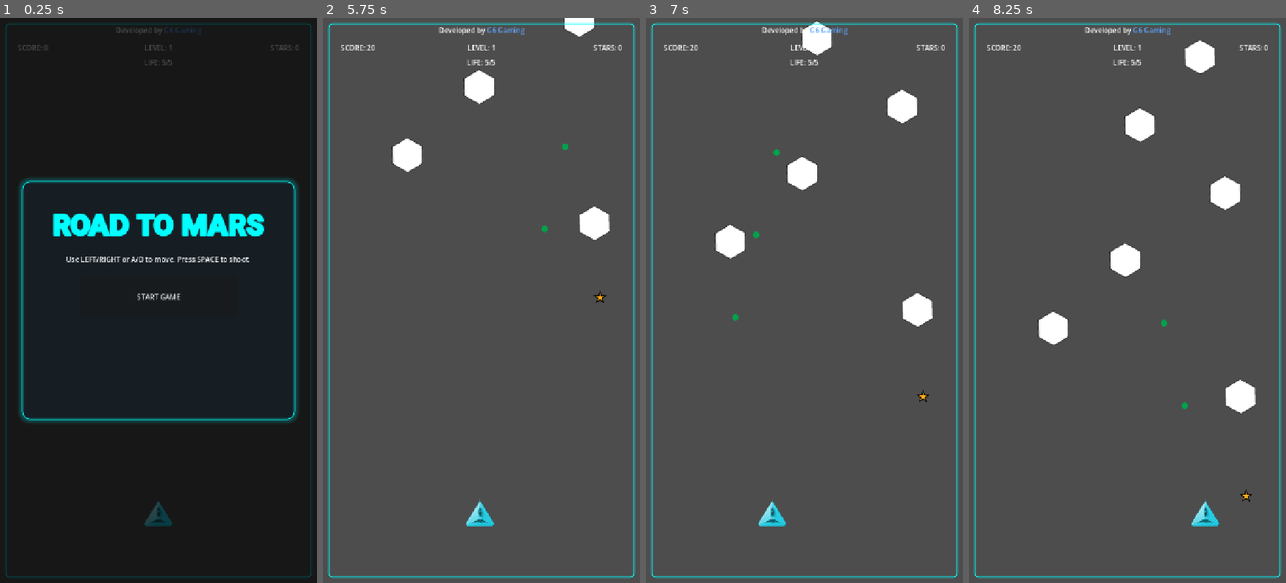
Above: before the commit, frames 1-4 (left to right).
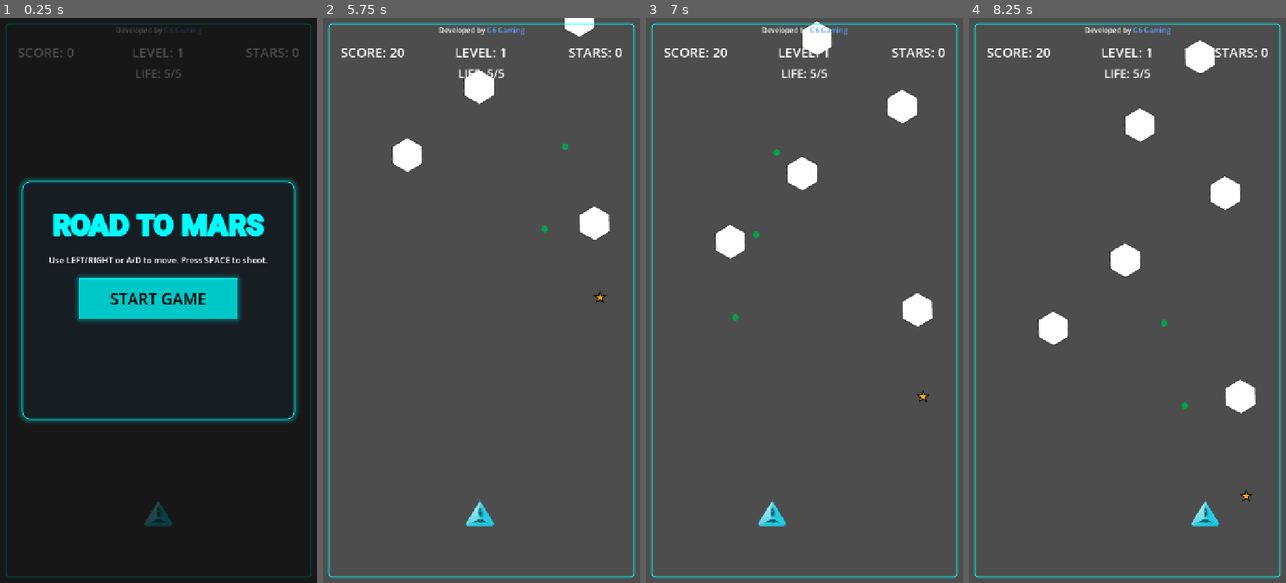
Above: after the commit, the same moments.

Repository: rsergeg/road2mars
Game: Godot game, scene res://scenes/Main.tscn
The game is run twice, just before and just after one commit, with the same random seed, the same clock (stepped at 60 frames per second) and the same inputs.
Inputs:
- Up to frame 1 (0.25 s): no input
- Up to frame 2 (5.75 s): click "START GAME" at 0.5 s; tap Enter at 1.25 s; hold D (move_right) 1.28-2.03 s; hold Space (shoot) 1.28-2.03 s; hold A (move_left) 2.03-2.78 s; tap Space (shoot) at 2.1, 3.6, 5.1 s; hold Space (shoot) 2.78-3.53 s; hold D (move_right) 2.78-4.28 s; hold Space (shoot) 4.28-5.03 s; hold A (move_left) from 4.28 s (still down)
- Up to frame 3 (7 s): hold Space (shoot) 5.78-6.53 s; release A (move_left) at 6.53 s; hold D (move_right) from 6.53 s (still down); tap Space (shoot) at 6.6 s
- Up to frame 4 (8.25 s): keep holding D (move_right); hold Space (shoot) 7.28-8.03 s; tap Space (shoot) at 8.1 s

The runs differ from the first frame. In frame 1, 5.1% of the frame differs, in the area x 5-95%, y 4-54%; in frame 2, 0.7%; in frame 3, 0.7%; in frame 4, 0.7%.

Commit message:
UI theme alignment and physics bug fixes

Diff:
--- a/scenes/Main.tscn
+++ b/scenes/Main.tscn
@@ -4,21 +4,18 @@
 [ext_resource type="PackedScene" path="res://scenes/Player.tscn" id="2"]
 [ext_resource type="PackedScene" path="res://scenes/Asteroid.tscn" id="3"]
 [ext_resource type="PackedScene" path="res://scenes/Boss.tscn" id="4"]
-[ext_resource type="PackedScene" path="res://scenes/UI.tscn" id="5"]
-[ext_resource type="AudioStream" path="res://assets/sounds/shoot.wav" id="6"]
-[ext_resource type="AudioStream" path="res://assets/sounds/hit.wav" id="7"]
-[ext_resource type="AudioStream" path="res://assets/sounds/levelup.wav" id="8"]
-[ext_resource type="AudioStream" path="res://assets/sounds/gameover.wav" id="9"]
-[ext_resource type="AudioStream" path="res://assets/sounds/levelup.wav" id="10"]
+[ext_resource type="PackedScene" uid="uid://cfet5sbv57peb" path="res://scenes/UI.tscn" id="5"]
+[ext_resource type="AudioStream" uid="uid://co152g0mwq838" path="res://assets/sounds/shoot.wav" id="6"]
+[ext_resource type="AudioStream" uid="uid://d2j01b0bxin74" path="res://assets/sounds/hit.wav" id="7"]
+[ext_resource type="AudioStream" uid="uid://b73gqmmvrshf2" path="res://assets/sounds/gameover.wav" id="9"]
+[ext_resource type="AudioStream" uid="uid://bvm8ux86xp7oh" path="res://assets/sounds/levelup.wav" id="10"]
 
 [node name="Main" type="Node2D" unique_id=500742528]
 script = ExtResource("1")
 asteroid_scene = ExtResource("3")
 boss_scene = ExtResource("4")
 
-
-[node name="PageBackground" type="ColorRect" parent="."]
-layout_mode = 3
+[node name="PageBackground" type="ColorRect" parent="." unique_id=1485204170]
 anchors_preset = 15
 anchor_right = 1.0
 anchor_bottom = 1.0
@@ -27,8 +24,7 @@
 mouse_filter = 2
 color = Color(0.0509804, 0.0666667, 0.0901961, 1)
 
-[node name="PlayfieldBackground" type="ColorRect" parent="."]
-layout_mode = 3
+[node name="PlayfieldBackground" type="ColorRect" parent="." unique_id=2067686821]
 anchors_preset = 15
 anchor_right = 1.0
 anchor_bottom = 1.0
@@ -40,24 +36,24 @@
 grow_vertical = 2
 mouse_filter = 2
 color = Color(0.00392157, 0.0156863, 0.0352941, 1)
+
 [node name="Player" parent="." unique_id=713521747 instance=ExtResource("2")]
 
 [node name="UI" parent="." unique_id=1334638701 instance=ExtResource("5")]
 
 [node name="SpawnTimer" type="Timer" parent="." unique_id=1733629005]
-autostart = false
 
-[node name="ShootSfx" type="AudioStreamPlayer" parent="."]
+[node name="ShootSfx" type="AudioStreamPlayer" parent="." unique_id=751226675]
 stream = ExtResource("6")
 
-[node name="HitSfx" type="AudioStreamPlayer" parent="."]
+[node name="HitSfx" type="AudioStreamPlayer" parent="." unique_id=1286368202]
 stream = ExtResource("7")
 
-[node name="LevelupSfx" type="AudioStreamPlayer" parent="."]
-stream = ExtResource("8")
+[node name="LevelupSfx" type="AudioStreamPlayer" parent="." unique_id=545593869]
+stream = ExtResource("10")
 
-[node name="GameoverSfx" type="AudioStreamPlayer" parent="."]
+[node name="GameoverSfx" type="AudioStreamPlayer" parent="." unique_id=265042444]
 stream = ExtResource("9")
 
-[node name="StartSfx" type="AudioStreamPlayer" parent="."]
+[node name="StartSfx" type="AudioStreamPlayer" parent="." unique_id=1092082554]
 stream = ExtResource("10")
--- a/scenes/UI.tscn
+++ b/scenes/UI.tscn
@@ -39,6 +39,26 @@
 shadow_color = Color(0, 1, 1, 1)
 shadow_offset = Vector2(0, 0)
 
+[sub_resource type="StyleBoxFlat" id="StyleBoxFlat_ro3t7"]
+bg_color = Color(0, 0.78431374, 0.78431374, 1)
+border_width_left = 2
+border_width_top = 2
+border_width_right = 2
+border_width_bottom = 2
+border_color = Color(0, 1, 1, 0.8509804)
+shadow_color = Color(0, 1, 1, 0.2509804)
+shadow_size = 12
+
+[sub_resource type="StyleBoxFlat" id="StyleBoxFlat_5en4g"]
+bg_color = Color(0, 0.78431374, 0.78431374, 1)
+border_width_left = 2
+border_width_top = 2
+border_width_right = 2
+border_width_bottom = 2
+border_color = Color(0, 1, 1, 0.8509804)
+shadow_color = Color(0, 1, 1, 0.2509804)
+shadow_size = 12
+
 [sub_resource type="RectangleShape2D" id="RectangleShape2D_dj8aq"]
 size = Vector2(120, 120)
 
@@ -90,7 +110,7 @@
 offset_left = -320.0
 offset_top = 56.0
 offset_right = 320.0
-offset_bottom = 168.0
+offset_bottom = 191.0
 grow_horizontal = 2
 
 [node name="VBoxContainer" type="VBoxContainer" parent="HUD" unique_id=594570774]
@@ -105,12 +125,14 @@
 custom_minimum_size = Vector2(180, 0)
 layout_mode = 2
 size_flags_horizontal = 3
+theme_override_font_sizes/font_size = 30
 text = "SCORE: 0"
 
 [node name="LevelLabel" type="Label" parent="HUD/VBoxContainer/StatsRow" unique_id=631206471]
 custom_minimum_size = Vector2(180, 0)
 layout_mode = 2
 size_flags_horizontal = 3
+theme_override_font_sizes/font_size = 30
 text = "LEVEL: 1"
 horizontal_alignment = 1
 
@@ -118,11 +140,13 @@
 custom_minimum_size = Vector2(180, 0)
 layout_mode = 2
 size_flags_horizontal = 3
+theme_override_font_sizes/font_size = 30
 text = "STARS: 0"
 horizontal_alignment = 2
 
 [node name="LifeLabel" type="Label" parent="HUD/VBoxContainer" unique_id=935100001]
 layout_mode = 2
+theme_override_font_sizes/font_size = 26
 text = "LIFE: 5/5"
 horizontal_alignment = 1
 
@@ -182,6 +206,7 @@
 
 [node name="InstructionLabel" type="Label" parent="StartScreen/Panel/VBoxContainer" unique_id=1449532557]
 layout_mode = 2
+theme_override_font_sizes/font_size = 19
 text = "Use LEFT/RIGHT or A/D to move. Press SPACE to shoot."
 horizontal_alignment = 1
 autowrap_mode = 3
@@ -190,6 +215,9 @@
 custom_minimum_size = Vector2(360, 92)
 layout_mode = 2
 size_flags_horizontal = 4
+theme_override_colors/font_color = Color(0, 0, 0, 1)
+theme_override_font_sizes/font_size = 36
+theme_override_styles/normal = SubResource("StyleBoxFlat_ro3t7")
 text = "START GAME"
 
 [node name="GameOverScreen" type="Control" parent="." unique_id=1657731625]
@@ -249,11 +277,13 @@
 
 [node name="FinalScoreLabel" type="Label" parent="GameOverScreen/Panel/VBoxContainer" unique_id=440122451]
 layout_mode = 2
+theme_override_font_sizes/font_size = 26
 text = "Final Score: 0"
 horizontal_alignment = 1
 
 [node name="FinalStarsLabel" type="Label" parent="GameOverScreen/Panel/VBoxContainer" unique_id=54149785]
 layout_mode = 2
+theme_override_font_sizes/font_size = 26
 text = "Stars Collected: 0"
 horizontal_alignment = 1
 
@@ -261,6 +291,9 @@
 custom_minimum_size = Vector2(320, 92)
 layout_mode = 2
 size_flags_horizontal = 4
+theme_override_colors/font_color = Color(0, 0, 0, 1)
+theme_override_font_sizes/font_size = 30
+theme_override_styles/normal = SubResource("StyleBoxFlat_5en4g")
 text = "RESTART"
 
 [node name="VirtualControls" type="Control" parent="." unique_id=609820518]
@@ -277,7 +310,7 @@
 action = "move_left"
 
 [node name="RightButton" type="TouchScreenButton" parent="VirtualControls" unique_id=1255776302]
-position = Vector2(170, 1120)
+position = Vector2(243, 1120)
 shape = SubResource("RectangleShape2D_ro3t7")
 action = "move_right"
 
--- a/scripts/Asteroid.gd
+++ b/scripts/Asteroid.gd
@@ -39,7 +39,7 @@
 func take_damage(amount: int) -> void:
 	health -= amount
 	if health <= 0:
-		_destroy_and_drop()
+		call_deferred("_destroy_and_drop")
 
 func _destroy_and_drop() -> void:
 	GameManager.add_score(10 + int(size) * 10)
--- a/scripts/GameManager.gd
+++ b/scripts/GameManager.gd
@@ -40,7 +40,7 @@
 
 	if stars >= STAR_THRESHOLDS[-1]:
 		var extra_stars := stars - STAR_THRESHOLDS[-1]
-		next_level = max(next_level, 6 + int(extra_stars / POST_THRESHOLD_STEP))
+		next_level = max(next_level, 6 + int(float(extra_stars) / POST_THRESHOLD_STEP))
 
 	next_level = min(next_level, MAX_LEVEL)
 	if next_level != level:
